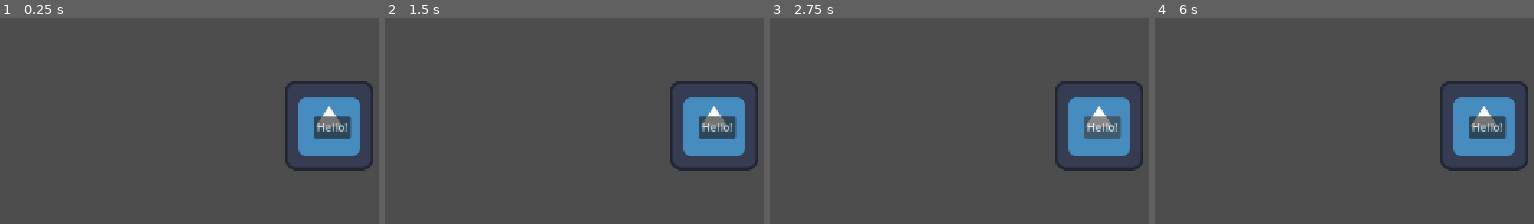
Above: before the commit, frames 1-4 (left to right).
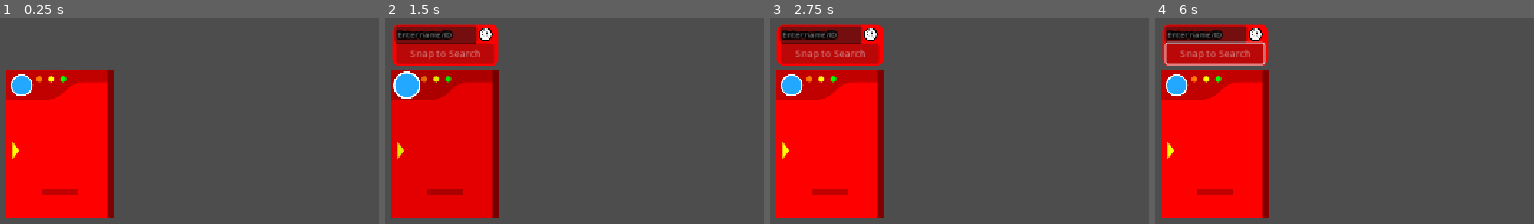
Above: after the commit, the same moments.

Repository: stik101/desktop-pokedex
Game: Godot game, scene res://pokedex.tscn
Two runs of this game, one before a commit and one after it. Both use one fixed random seed, a clock stepped at 60 frames per second and the inputs below. Before the commit the project starts from res://main.tscn. The engine's default icon, where the game draws it, is replaced by a stand-in: a white triangle on a blue panel in a dark square.
Inputs (mouse positions are in pixels of both pictures, inside the frame that each line leads up to; where the layout moved, square brackets give the same spot in the first picture):
- Up to frame 1 (0.25 s): no input
- Up to frame 2 (1.5 s): click (718, 127) at 0.5 s, where only the run before the commit has a clickable "Hello!"; click (407, 85) at 1.27 s
- Up to frame 3 (2.75 s): click (872, 34) [1103, 127] at 2 s
- Up to frame 4 (6 s): tap Enter at 2.75, 4.25, 5.75 s; move the mouse to (outside the picture) at 2.77 s; hold Right 2.78-3.5 s; tap Alt at 2.85, 4.35, 5.85 s; click (outside the picture) at 2.92 s; tap Space at 3.5, 5 s; drag from (1321, 131) to (1443, 199) at 3.52 s; move the mouse to (outside the picture) at 4.27 s; hold Right 4.28-5 s; click (outside the picture) at 4.42 s; drag from (1443, 199) to (1242, 40) at 5.02 s; move the mouse to (outside the picture) at 5.77 s; hold Left from 5.78 s (still down); click (outside the picture) at 5.92 s

The runs differ from the first frame. In frame 1, 27% of the frame differs, in the area x 1-99%, y 25-98%; in frame 2, 32%; in frame 3, 32%, in the area x 1-99%, y 2-98%; in frame 4, 32%.

Commit message:
Fix the glitchy passthrough handler. Disable the passthrough when it is dragged.

Diff:
--- a/passthrough_handler.gd
+++ b/passthrough_handler.gd
@@ -13,6 +13,8 @@
 @export var is_search_bar_open:bool = false
 var is_settings_toggled:bool = false
 @export var is_open:bool = false
+var is_dragging:bool = false
+var was_dragging:bool = false
 
 enum DexState{
 	CLOSED,
@@ -31,6 +33,19 @@
 	else:
 		is_settings_toggled = false
 
+	if main.is_dragging:
+		if not was_dragging:
+			# Drag just started
+			DisplayServer.window_set_mouse_passthrough(PackedVector2Array())
+			was_dragging = true
+
+		return
+
+	else:
+		if was_dragging:
+			# Drag just ended
+			was_dragging = false
+			set_passthrough()
 
 	# UPDATE THE STATES OVER HERE!!!
 	if is_settings_toggled:
--- a/project.godot
+++ b/project.godot
@@ -13,7 +13,7 @@
 config/name="Desktop Pokedex"
 config/description="A mini, floating pokedex for your desktop
 Made by @MrStiK101"
-run/main_scene="uid://dfhmhu0xoaxb1"
+run/main_scene="uid://b6qqwi7forvta"
 config/features=PackedStringArray("4.4", "GL Compatibility")
 boot_splash/show_image=false
 boot_splash/fullsize=false
Not shown, changed: DEVNOTES.txt
